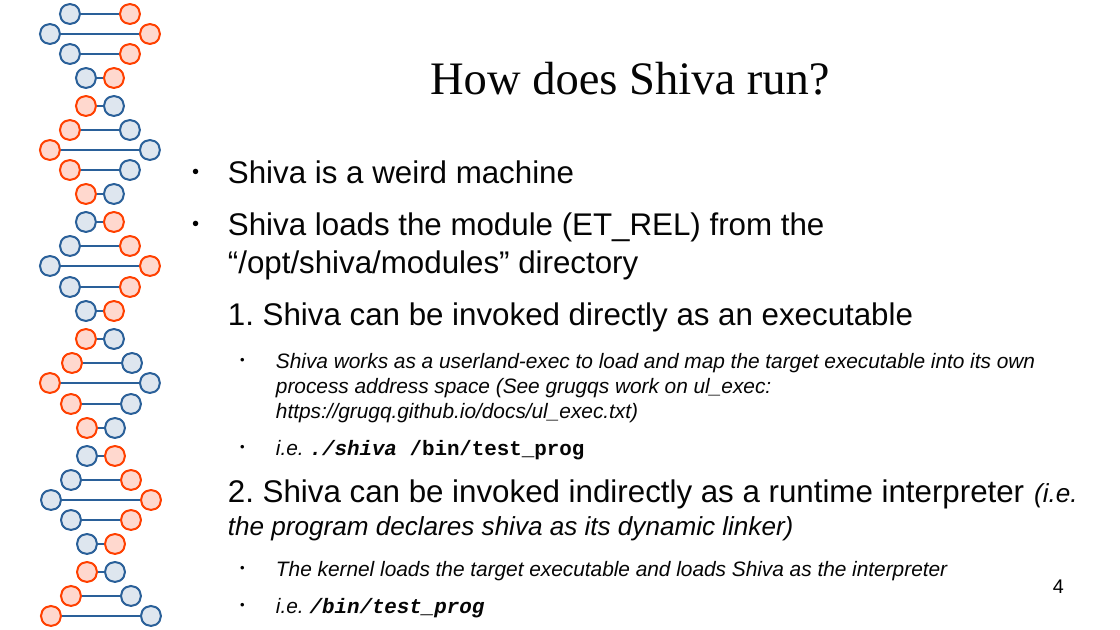
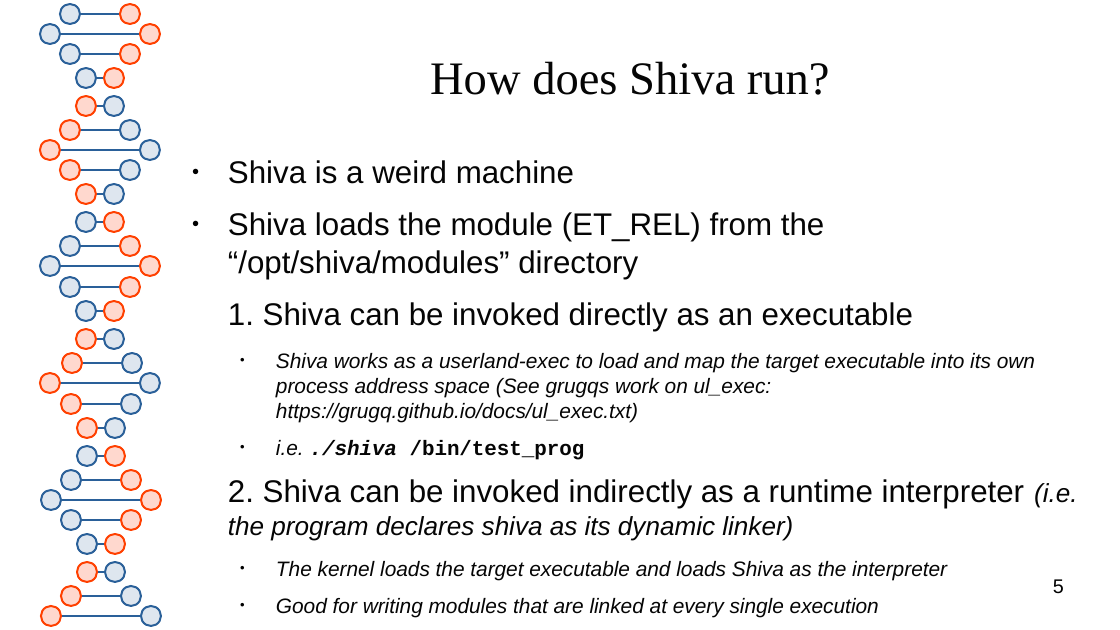
Before and after one commit to advanced-microcode-patching/shiva, a slide deck: slide 5 of presentation/shiva_runtime.odp (slide 4 before the commit). Drawn at 1120x630 pixels with LibreOffice and Linux fonts; fonts in the diff are those of the drawing. Boxes give left, top, right and bottom in pixels: in the first picture for what was removed or moved away, otherwise in the second. Text is boxed around its words. In the diff, an @@ line names an element or a change of style, - is before the commit and + after.

```diff
--- a/presentation/shiva_runtime.odp
+++ b/presentation/shiva_runtime.odp
@@ text at [276, 598, 879, 617]: paragraph added @@
+  ● Good for writing modules that are linked at every single execution
@@ page number at [1053, 579, 1064, 594]: text changed @@
-4
+5
```
Also in this commit, not shown: 8 other slides changed, 27 slides added, 1 slide removed, 12 other files.
